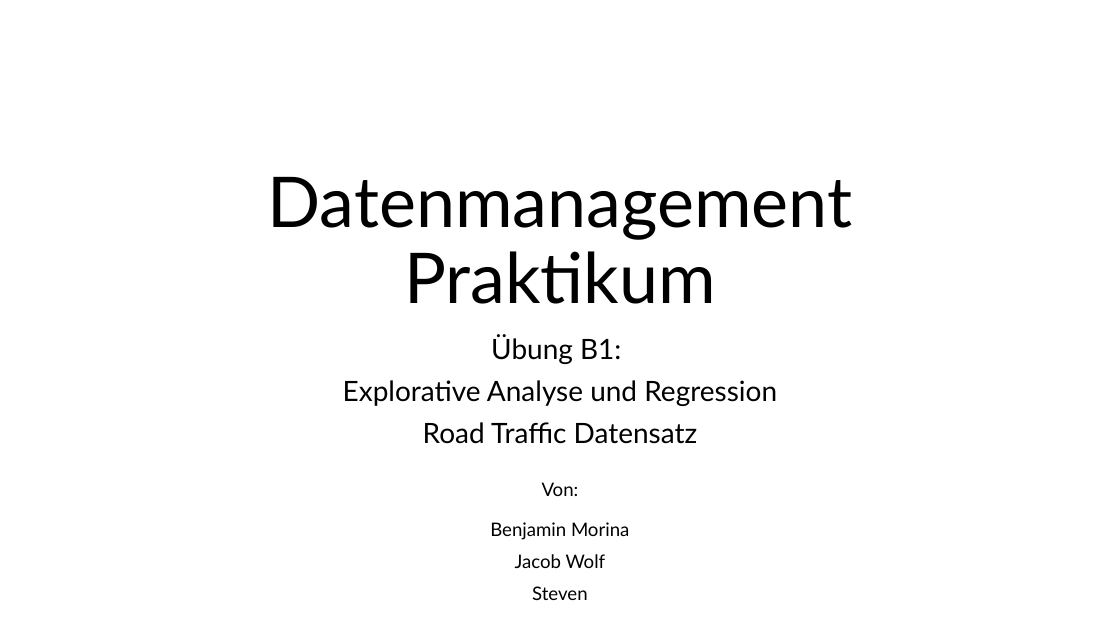
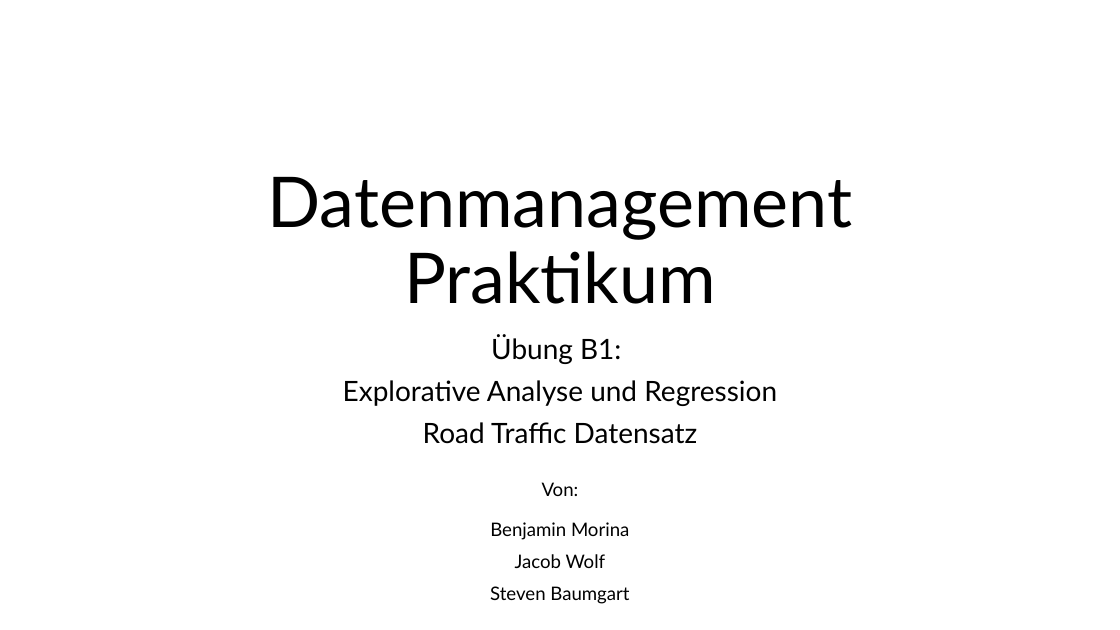
Before and after one commit to TieRub/DMg_2026, a slide deck: slide 1 of DMG_B1.pptx. Drawn at 1120x630 pixels with LibreOffice and Linux fonts; fonts in the diff are those of the drawing. Boxes give left, top, right and bottom in pixels: in the first picture for what was removed or moved away, otherwise in the second. Text is boxed around its words. In the diff, an @@ line names an element or a change of style, - is before the commit and + after.

```diff
--- a/DMG_B1.pptx
+++ b/DMG_B1.pptx
@@ text at (490, 586, 629, 604): text changed @@
-Steven
+Steven Baumgart
```
Also in this commit, not shown: 2 other slides changed.
